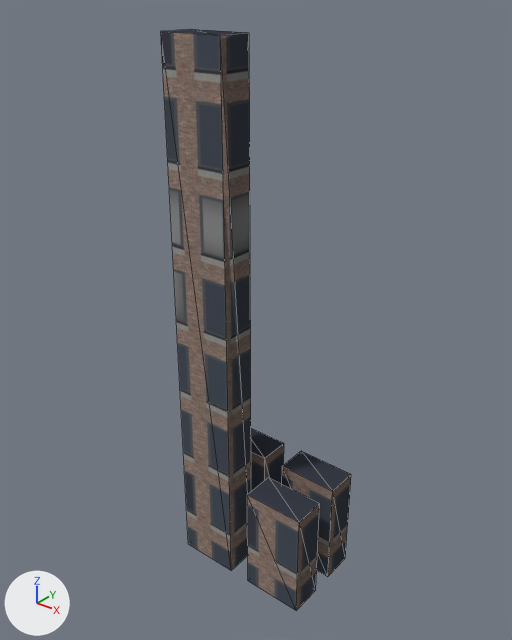
The glTF model assets/models/city_block_12345_6_08.glb: old version first, new version second.
Both versions are drawn from a 50 mm lens placed at (9.56, -12.41, 15.04), pointed at (-0.34, -0.04, 7.37). Every picture has the same lights, and +X, +Y and +Z are marked at lower left. The picture after the commit comes second. Mesh edges are drawn as thin lines. Vertices at exactly the same position are counted once.

Before the edit, the objects in view are built like this:
```python
me_block_08 = bpy.data.meshes.new('block_08')
me_block_08.from_pydata(...)  # a box spanning x -1.95..-0.3, y 0.3..1.2, z 0.0..3.0, material slot 0; a box spanning x -1.95..-0.3, y -1.2..-0.3, z 0.0..14.0, material slot 1; a box spanning x 0.3..1.95, y 0.3..1.2, z 0.0..3.0, material slot 2; a box spanning x 0.3..1.95, y -1.2..-0.3, z 0.0..3.0, material slot 3
me_block_08.materials.append(mat_tier1)  # picture img_image_0
me_block_08.materials.append(mat_tier1_001)  # picture img_image_0
me_block_08.materials.append(mat_tier1_002)  # picture img_image_0
me_block_08.materials.append(mat_tier1_003)  # picture img_image_0
ob_block_08 = bpy.data.objects.new('block_08', me_block_08)
ob_block_08.location = (0.0, 0.0, 0.0)
```
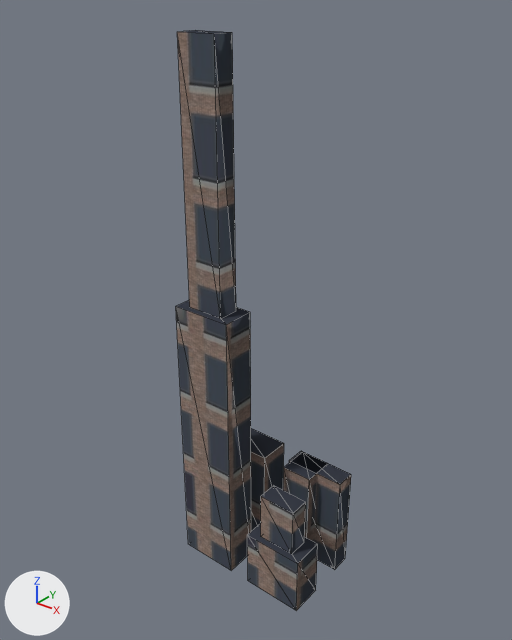
Pixel boxes (x1, y1, x2, y2) of what changed, in the pictures (512 x 640 px; the box of a moved part takes in the faces that stretch with it):
'block_08', reshaped (8% narrower)
    before: (161, 29, 351, 611)
    after: (176, 30, 351, 611)
part 1 of me_block_08, added
    after: (177, 30, 236, 318)
part 2 of me_block_08, added
    after: (283, 452, 328, 541)
part 3 of me_block_08, added
    after: (261, 486, 306, 554)
part 4 of me_block_08, moved or reshaped
    before: (161, 29, 350, 577)
    after: (176, 300, 350, 570)

The edits, one by one:
me_block_08 is used by ob_block_08; location (0.0, 0.0, 0.0).
me_block_08 had 32 vertices, 48 faces and spanned x -1.95..1.95, y -1.2..1.2, z 0.0..14.0.
me_block_08 now has 56 vertices, 84 faces and spans x -1.95..1.95, y -1.2..1.2, z 0.0..14.0.
me_block_08 part 1: a new loose piece, a box spanning x -1.64..-0.61, y -1.03..-0.47, z 7.7..14.0, in mat_tier1_001 (picture img_image_0).
me_block_08 part 2: a new loose piece, a box spanning x 0.36..1.21, y 0.3..1.2, z 0.0..3.0, in mat_tier1_002 (picture img_image_0).
me_block_08 part 3: a new loose piece, a box spanning x 0.61..1.64, y -1.03..-0.47, z 1.65..3.0, in mat_tier1_003 (picture img_image_0).
Part 4, on me_block_08:
4 vertices are removed from x -1.95..-0.3, y -1.2..-0.3, z 14.0.
10 faces are deleted.
4 vertices in x 0.3..1.95, y 0.3, z 0.0..3.0 move by (0.0, 0.34, 0.0).
4 vertices in x 0.3..1.95, y -1.2..-0.3, z 3.0 move by (0.0, 0.0, -1.35).
4 vertices are added at (-1.95, -0.3, 7.7), (-1.95, -1.2, 7.7), (-0.3, -1.2, 7.7), (-0.3, -0.3, 7.7).
10 new faces join them, mat_tier1_001 (picture img_image_0).
